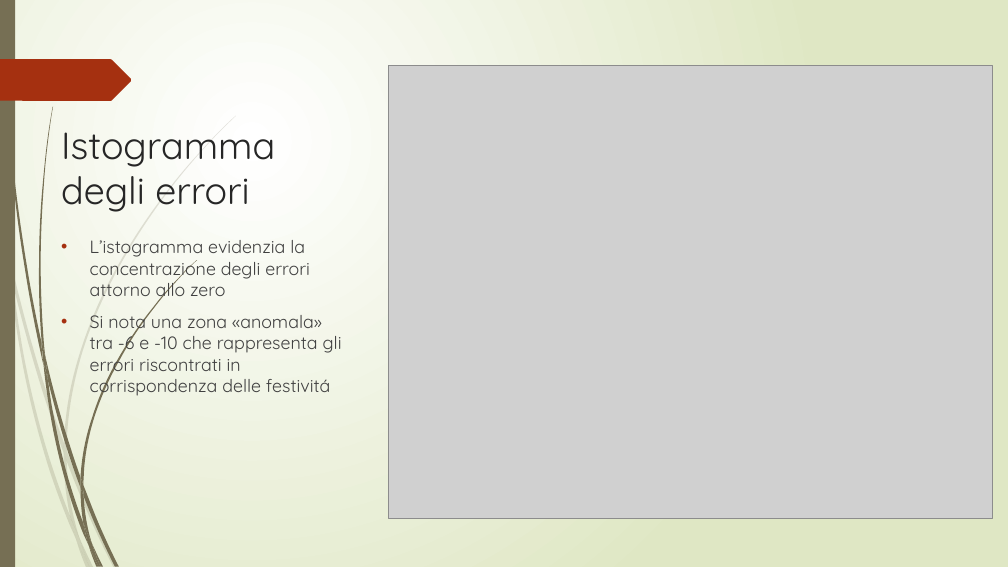
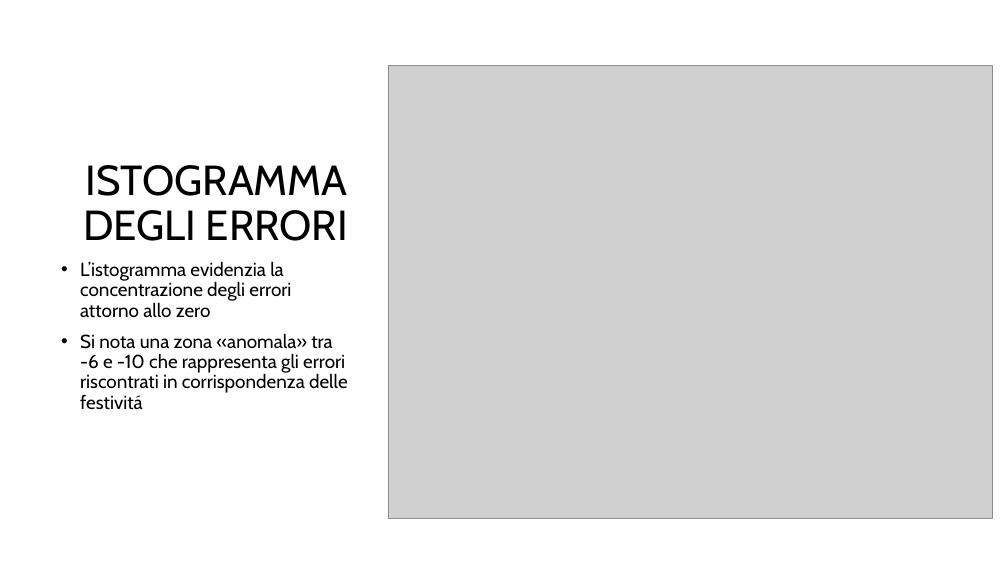
Before and after one commit to r1cky0/Italian-energy-consumption-prediction, a slide deck: slide 15 of presentazione_imad.pptx. Drawn at 1008x567 pixels with LibreOffice and Linux fonts; fonts in the diff are those of the drawing; grey boxes stand for pictures; background and template pictures are left out. Boxes give left, top, right and bottom in pixels: in the first picture for what was removed or moved away, otherwise in the second. Text is boxed around its words. In the diff, an @@ line names an element or a change of style, - is before the commit and + after.

```diff
--- a/presentazione_imad.pptx
+++ b/presentazione_imad.pptx
@@ background gradient #FFFFFF to #DFE8C4 to #FFFFFF @@
@@ rectangle removed at <box>0,0,15,567</box> @@
@@ freeform shape removed at <box>0,59,132,101</box> @@
@@ title "ISTOGRAMMA DEGLI ERRORI" at <box>83,165,348,241</box>: vertical alignment top to middle @@
@@ title at <box>83,165,348,241</box>: text changed; size 36 to 40 pt; font Quicksand to Cabin; text colour #262626 to #000000 @@
-Istogramma degli errori
+ISTOGRAMMA DEGLI ERRORI
@@ text "L’istogramma evidenzia la concentrazione degli ...": place and size @@
-text "L’istogramma evidenzia la concentrazione degli ..." at <box>90,240,342,399</box>
+text "L’istogramma evidenzia la concentrazione degli ..." at <box>80,261,348,410</box>
@@ text "L’istogramma evidenzia la concentrazione degli ..." at <box>80,261,348,410</box>: size 17 to 18 pt, font Quicksand to Cabin, text colour #404040 to #000000; indent changed; line spacing 1 to 0.9 @@
@@ group removed at <box>0,116,236,567</box>: 10 freeform shapes @@
@@ group removed at <box>2,0,197,567</box>: 12 freeform shapes @@
```
Also in this commit, not shown: 18 other slides changed.
